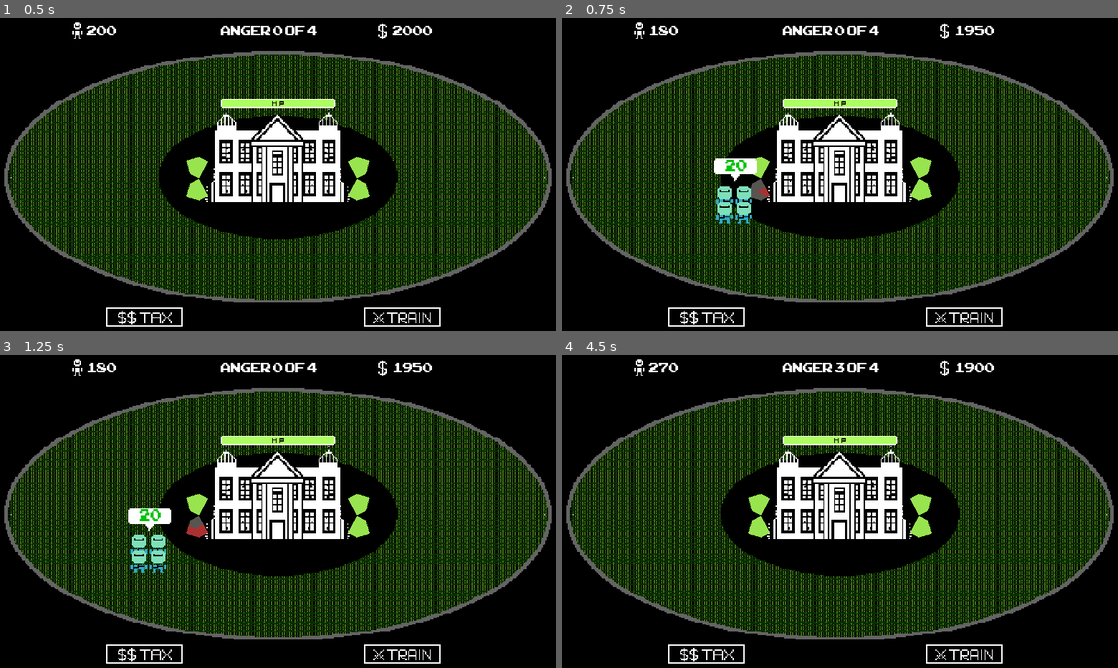
Above: before the commit, frames 1-4 (two rows, left to right).
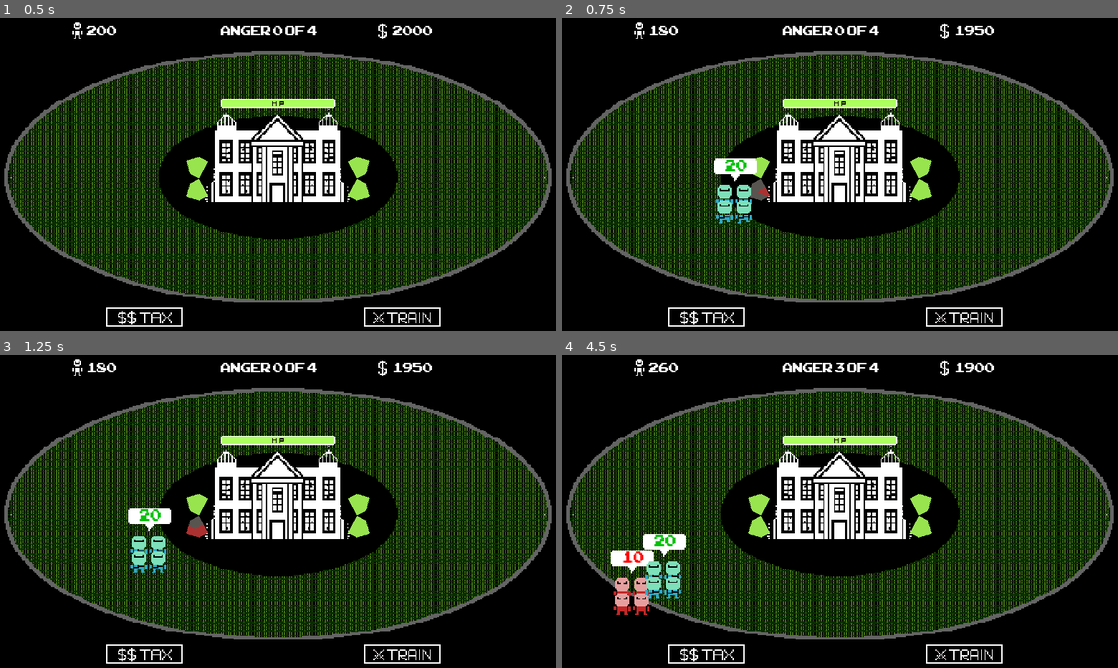
Above: after the commit, the same moments.

Repository: metalboyrick/riot-city-game
Game: Godot game, scene res://levels/level_base/level.tscn
Two runs of this game, one before a commit and one after it. Both use one fixed random seed, a clock stepped at 60 frames per second and the inputs below. This scene is started directly instead of the project's main scene.
Inputs (mouse positions are in pixels of both pictures, inside the frame that each line leads up to):
- Up to frame 1 (0.5 s): no input
- Up to frame 2 (0.75 s): click (756, 193) at 0.52 s
- Up to frame 3 (1.25 s): no input
- Up to frame 4 (4.5 s): click (706, 655) at 1.25 s; click (962, 655) at 2 s; click (756, 530) at 2.77 s; click (706, 655) at 3.5 s; click (962, 655) at 4.25 s

Frame 1 is identical in both runs. In frame 2, 0.2% of the frame differs, in the area x 27-35%, y 53-66%; in frame 3, 0.1%; in frame 4, 1.9%, in the area x 8-23%, y 2-84%.

Commit message:
fixed collision box of mobs and soldiers

Diff:
--- a/actors/mob/mob.tscn
+++ b/actors/mob/mob.tscn
@@ -75,7 +75,7 @@
 font_data = ExtResource( 7 )
 
 [sub_resource type="RectangleShape2D" id=8]
-extents = Vector2( 16, 16 )
+extents = Vector2( 8, 8 )
 
 [node name="Mob" type="KinematicBody2D"]
 input_pickable = true
@@ -87,7 +87,7 @@
 position = Vector2( 0.33371, 4.76837e-07 )
 scale = Vector2( 1, 1 )
 frames = SubResource( 7 )
-frame = 5
+frame = 1
 speed_scale = 2.0
 playing = true
 
--- a/actors/soldier/soldier.tscn
+++ b/actors/soldier/soldier.tscn
@@ -38,7 +38,7 @@
 } ]
 
 [sub_resource type="RectangleShape2D" id=8]
-extents = Vector2( 16, 16 )
+extents = Vector2( 8, 8 )
 
 [sub_resource type="DynamicFont" id=9]
 size = 14
@@ -51,7 +51,7 @@
 [node name="AnimatedSprite" type="AnimatedSprite" parent="."]
 position = Vector2( -7.15256e-07, 4.76837e-07 )
 frames = SubResource( 7 )
-frame = 3
+frame = 5
 speed_scale = 3.0
 playing = true
 
